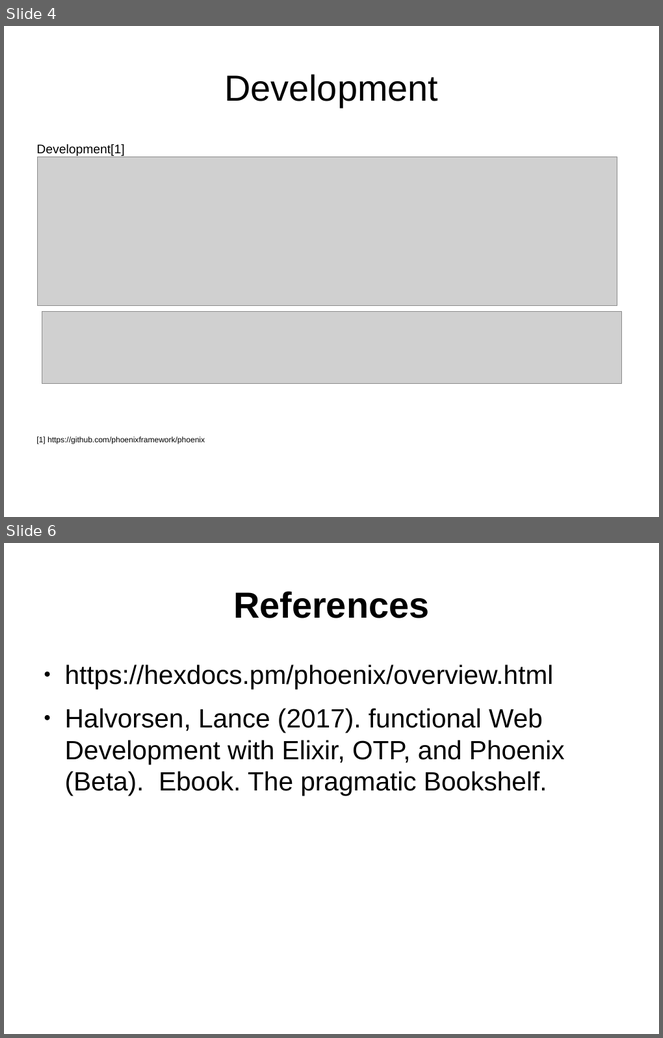
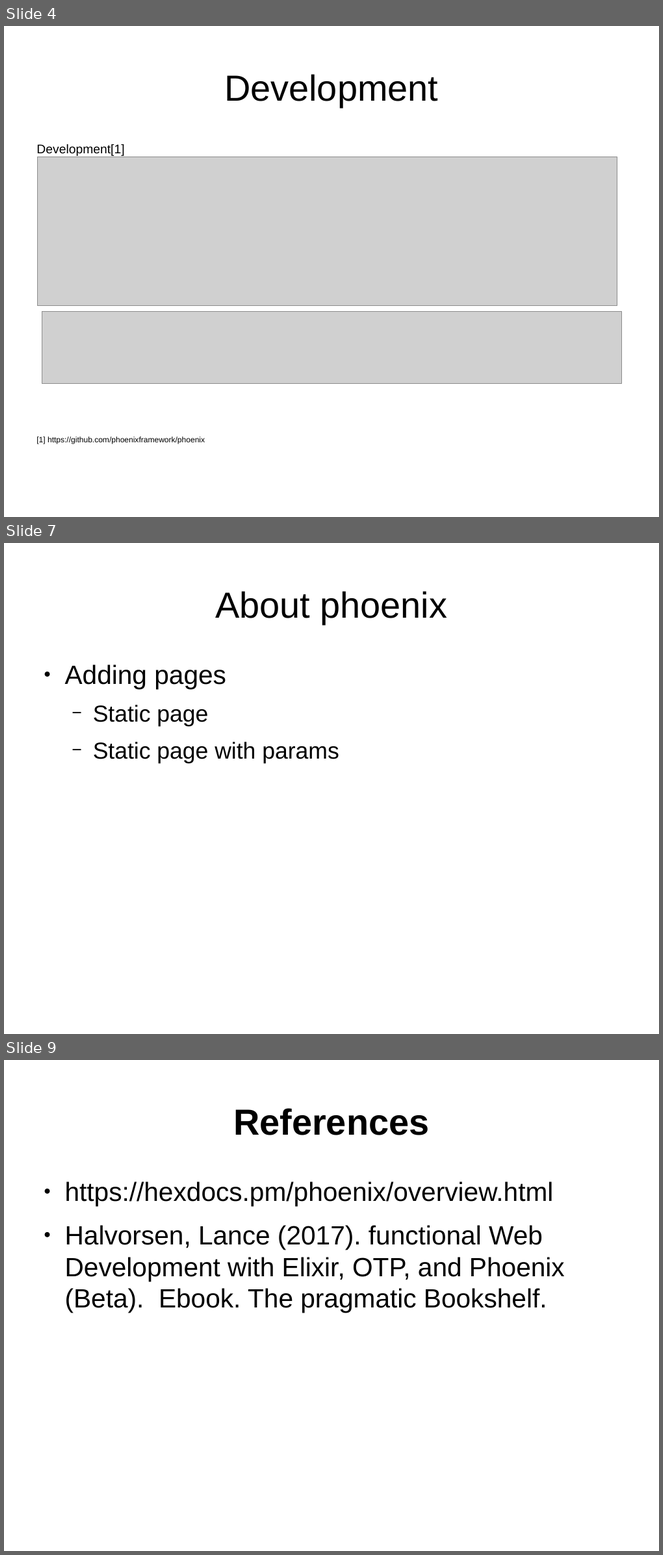
Before and after one commit to ramortegui/talks, a slide deck: phoenix-basics.odp. Shown one above the other, each under a label of ours: slides 4 and 6 before the commit, slides 4, 7 and 9 after it; the slides between them are not shown. The pictures are 663x1038 and 663x1555 pixels, drawn with LibreOffice and Linux fonts; fonts in the diff are those of the drawing; grey boxes stand for pictures. Boxes give left, top, right and bottom in pixels: in the first picture for what was removed or moved away, otherwise in the second. Text is boxed around its words. In the diff, an @@ line names an element or a change of style, - is before the commit and + after.

```diff
--- a/phoenix-basics.odp
+++ b/phoenix-basics.odp
@@ slide 7 added at <box>4,543,659,1034</box>, background #FFFFFF @@
@@ title added at <box>215,591,447,624</box>, 44 pt, text #000000 @@
+About phoenix
@@ text added at <box>65,665,339,764</box>, 28 pt, text #000000 @@
+● Adding pages
+  − Static page
+  − Static page with params
@@ what was slide 6 is now slide 9 @@
```
Also in this commit, not shown: 2 slides changed, 2 other slides added.
